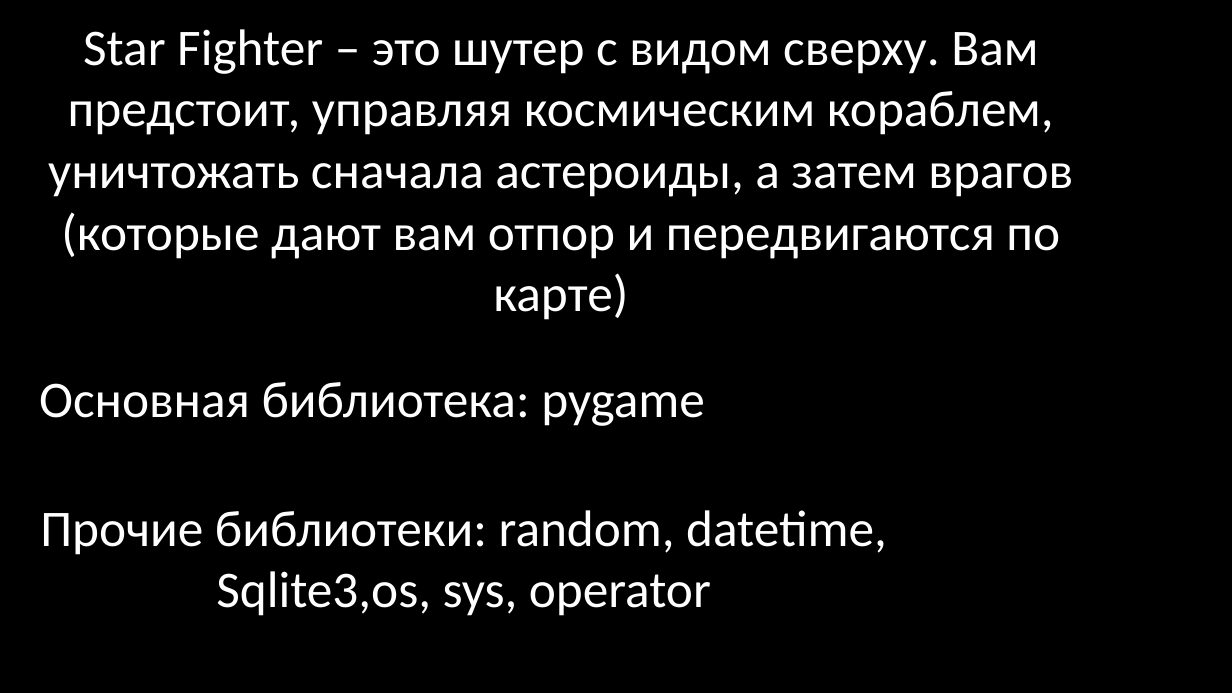
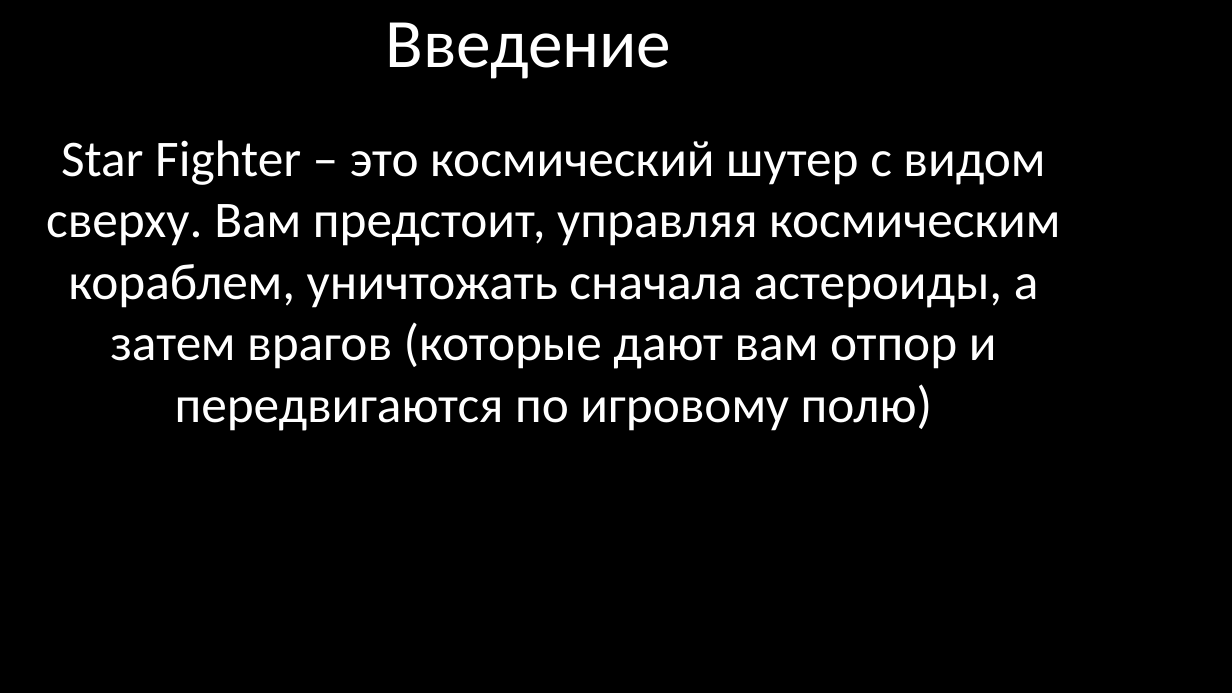
Before and after one commit to Rblba20/project_Yandex, a slide deck: slide 2 of Star Fighter.pptx. Drawn at 1232x693 pixels with LibreOffice and Linux fonts; fonts in the diff are those of the drawing. Boxes give left, top, right and bottom in pixels: in the first picture for what was removed or moved away, otherwise in the second. Text is boxed around its words. In the diff, an @@ line names an element or a change of style, - is before the commit and + after.

```diff
--- a/Star Fighter.pptx
+++ b/Star Fighter.pptx
@@ text added at (x1=386, y1=22, x2=672, y2=79), 54 pt, text #FFFFFF @@
+Введение
@@ text at (x1=46, y1=140, x2=1060, y2=431): text changed @@
-Star Fighter – это шутер с видом сверху. Вам предстоит, управляя космическим кораблем, уничтожать сначала астероиды, а затем врагов (которые дают вам отпор и передвигаются по карте)
+Star Fighter – это космический шутер с видом сверху. Вам предстоит, управляя космическим кораблем, уничтожать сначала астероиды, а затем врагов (которые дают вам отпор и передвигаются по игровому полю)
@@ text removed at (x1=39, y1=382, x2=704, y2=426) @@
-Основная библиотека: pygame
@@ text removed at (x1=40, y1=510, x2=887, y2=616) @@
-Прочие библиотеки: random, datetime,
-Sqlite3,os, sys, operator
```
Also in this commit, not shown: 3 other slides changed, 4 slides added, 2 slides removed, 2 other files.
